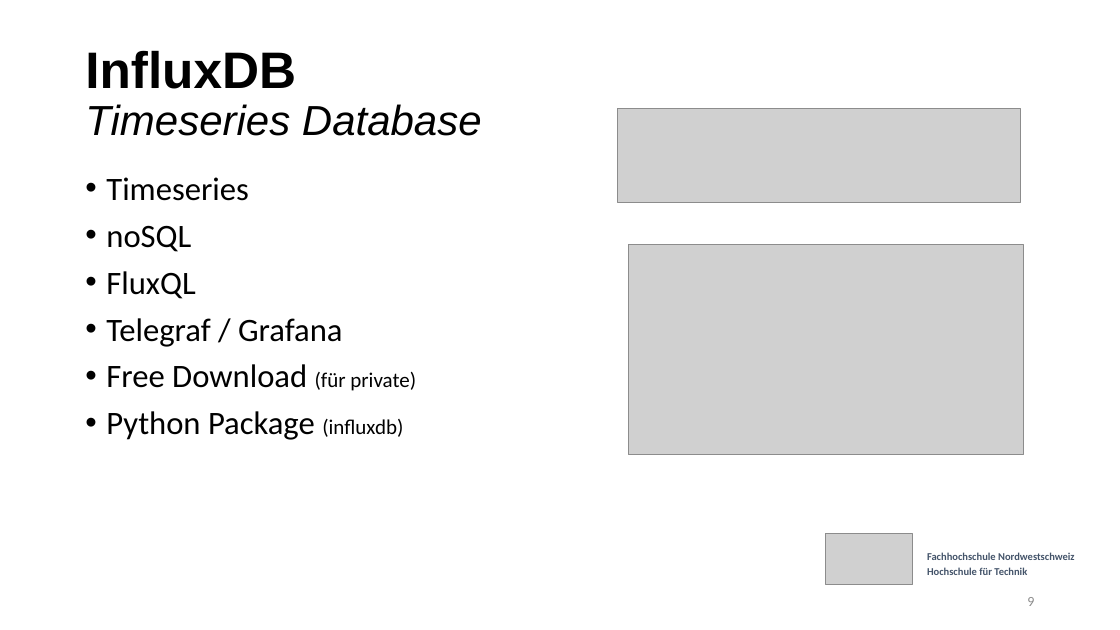
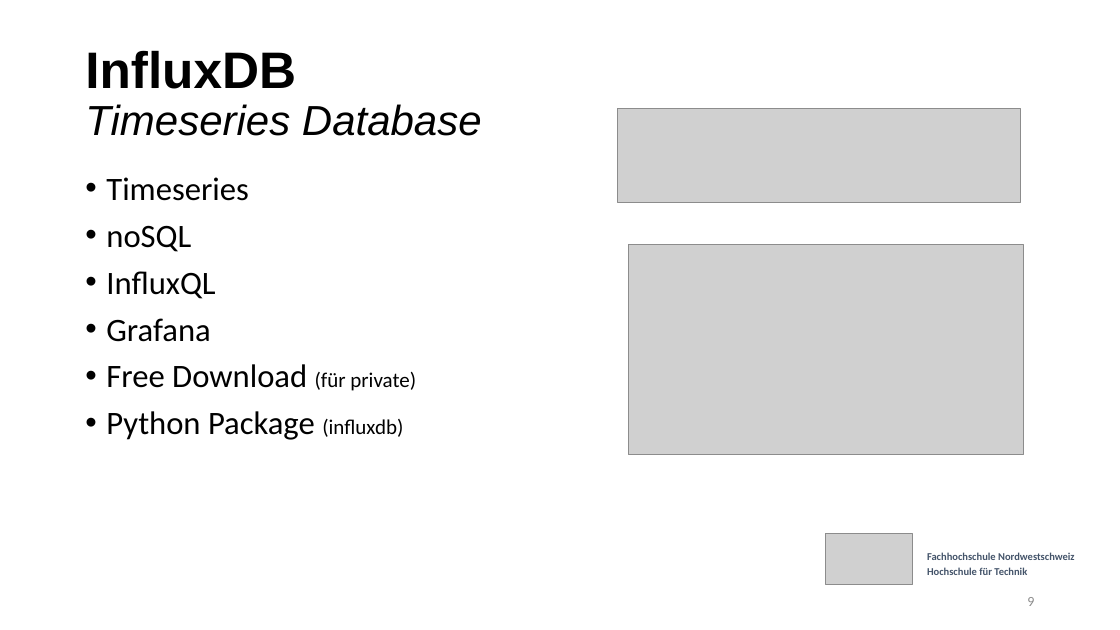
Before and after one commit to etiiiR/FHNW_Wettermonitor, a slide deck: slide 9 of Powerpoint v3.pptx. Drawn at 1120x630 pixels with LibreOffice and Linux fonts; fonts in the diff are those of the drawing; grey boxes stand for pictures. Boxes give left, top, right and bottom in pixels: in the first picture for what was removed or moved away, otherwise in the second. Text is boxed around its words. In the diff, an @@ line names an element or a change of style, - is before the commit and + after.

```diff
--- a/Powerpoint v3.pptx
+++ b/Powerpoint v3.pptx
@@ text at box(106, 271, 215, 342): text changed @@
-• FluxQL
-• Telegraf / Grafana
+• InfluxQL
+• Grafana
```
Also in this commit, not shown: 1 other slide changed.
